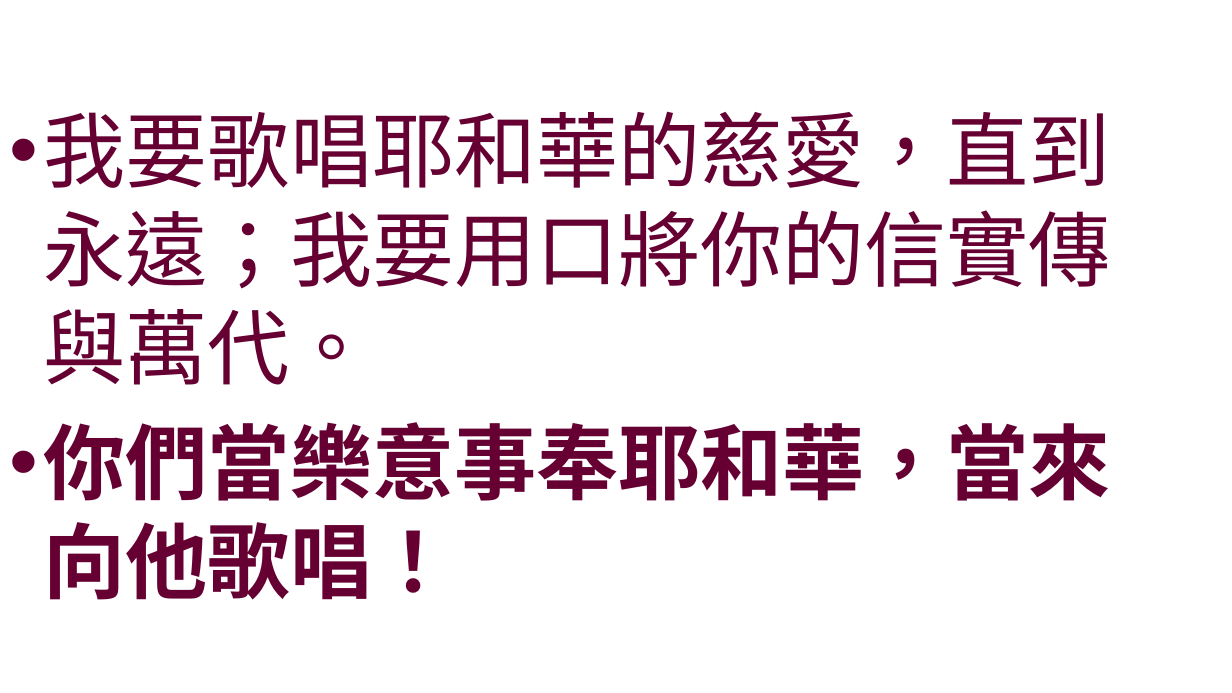
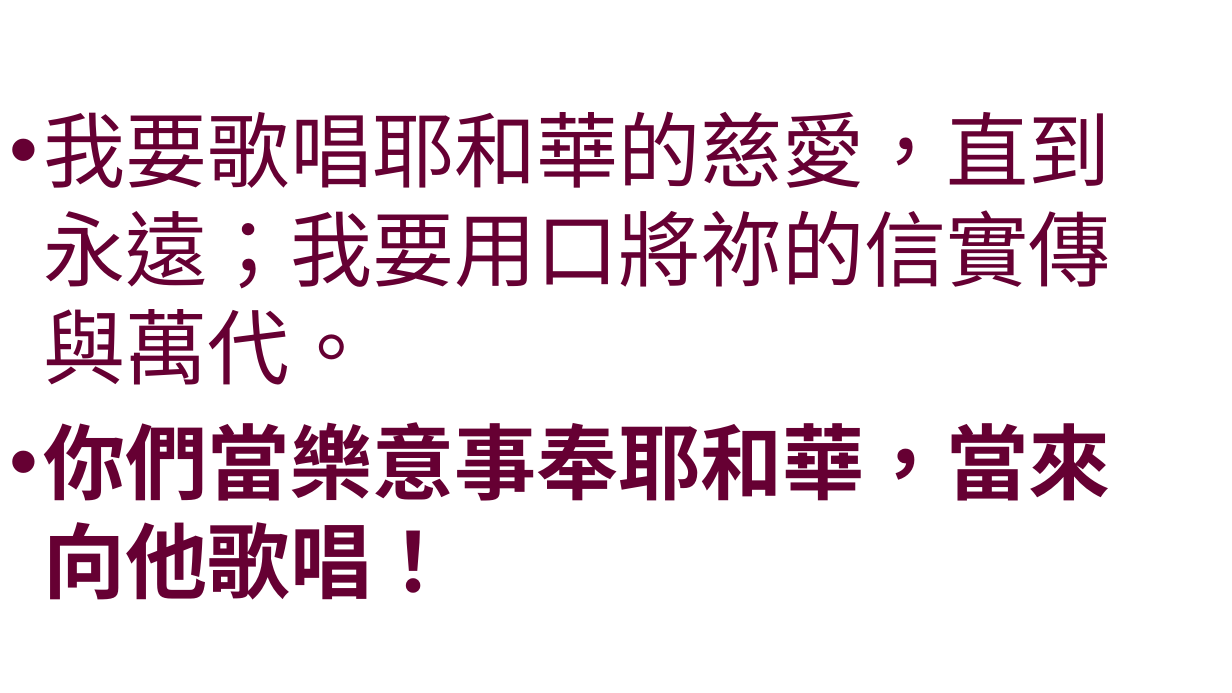
Before and after one commit to batisuoc/worship-resources, a slide deck: slide 2 of 16合神心意的敬拜.pptx. Drawn at 1232x693 pixels with LibreOffice and Linux fonts; fonts in the diff are those of the drawing; background and template pictures are left out. Boxes give left, top, right and bottom in pixels: in the first picture for what was removed or moved away, otherwise in the second. Text is boxed around its words. In the diff, an @@ line names an element or a change of style, - is before the commit and + after.

```diff
--- a/16合神心意的敬拜.pptx
+++ b/16合神心意的敬拜.pptx
@@ text at <box>44,111,1111,385</box>: text changed @@
-• 我要歌唱耶和華的慈愛，直到永遠；我要用口將你的信實傳與萬代。
+• 我要歌唱耶和華的慈愛，直到永遠；我要用口將祢的信實傳與萬代。
```
Also in this commit, not shown: 2 other slides changed, 1 other file.
